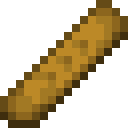
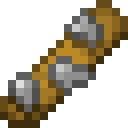
Revision of a layered 128×128 image; what changed, layer by layer:
showed "nugget de" over [8, 8, 104, 112]
added group "layer1" with 4 layers above "背景" over [8, 8, 104, 120]
showed "shade", moved it into group "layer1" over [8, 40, 104, 120]
moved "color" into group "layer1" over [8, 8, 104, 120]
moved "outline" into group "layer1" over [8, 8, 104, 120]
